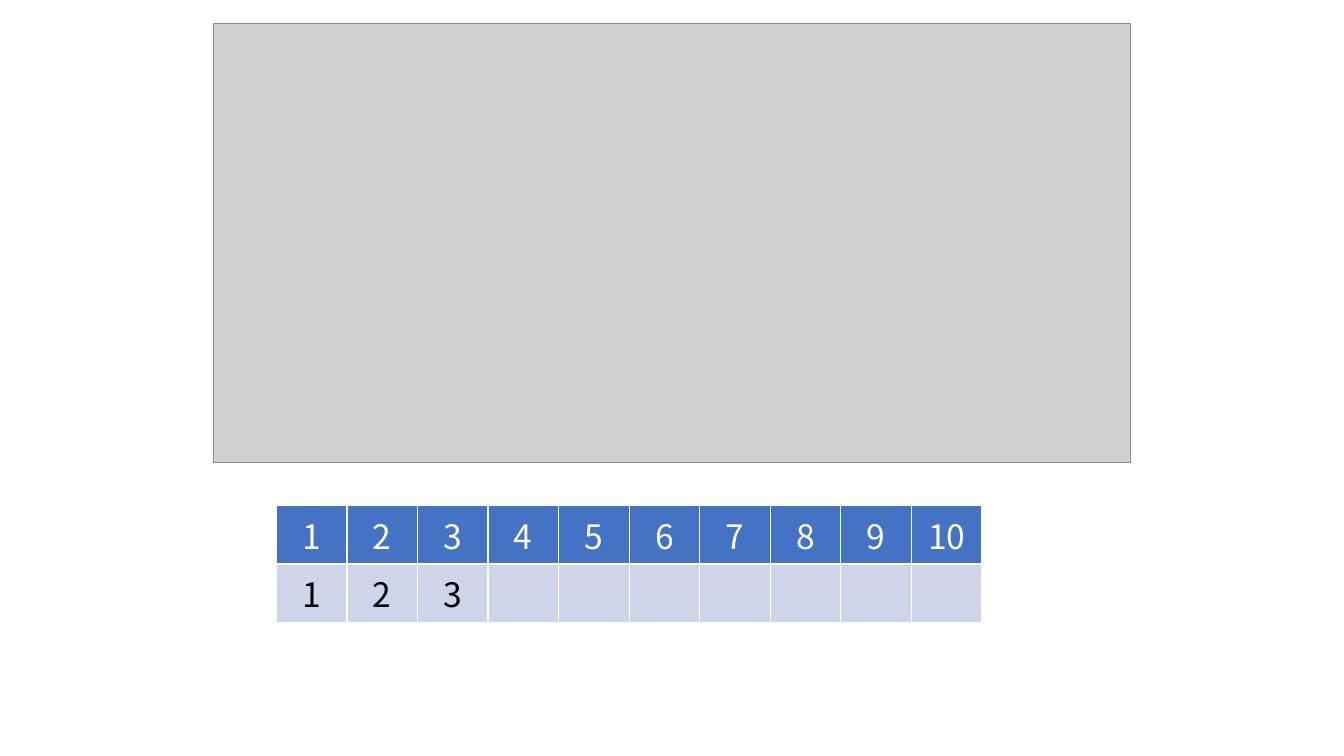
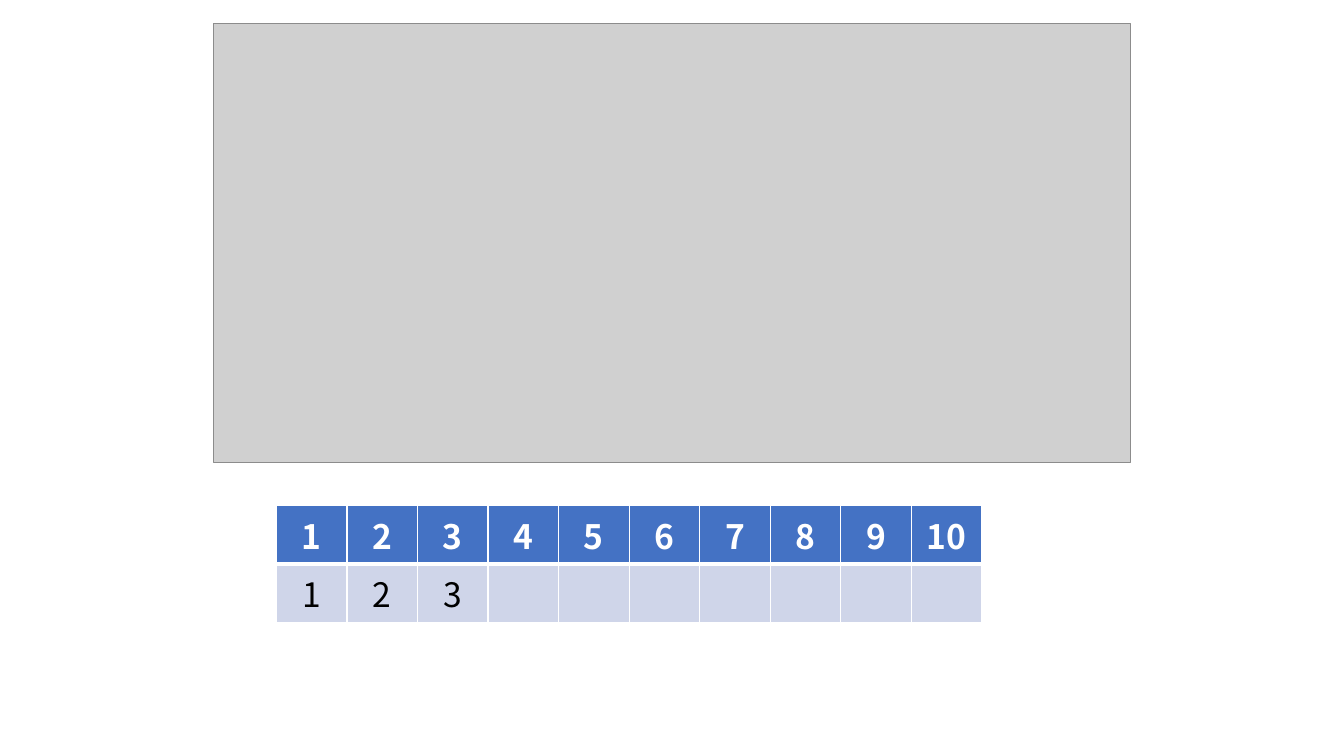
Before and after one commit to Adnios/Class, a slide deck: slide 5 of C++资料包/递推与递归.pptx. Drawn at 1344x756 pixels with LibreOffice and Linux fonts; fonts in the diff are those of the drawing; grey boxes stand for pictures. Boxes give left, top, right and bottom in pixels: in the first picture for what was removed or moved away, otherwise in the second. Text is boxed around its words. In the diff, an @@ line names an element or a change of style, - is before the commit and + after.

```diff
--- a/C++资料包/递推与递归.pptx
+++ b/C++资料包/递推与递归.pptx
@@ table at (x1=276, y1=505, x2=982, y2=612) @@
@@ bold on in "1", "2", "3", "4" and 6 more places @@
```
Also in this commit, not shown: 4 slides added, 5 other files.
